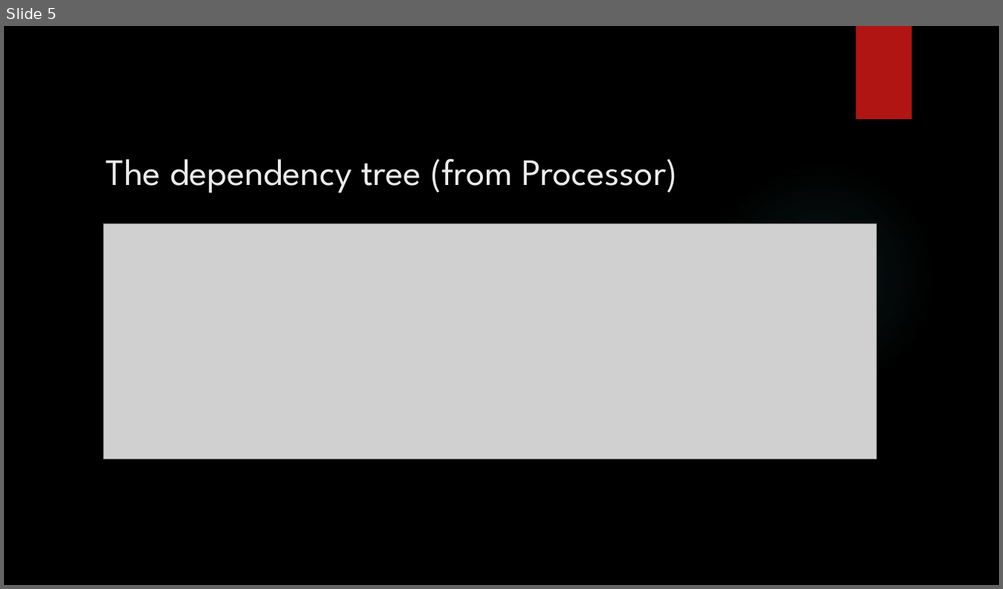
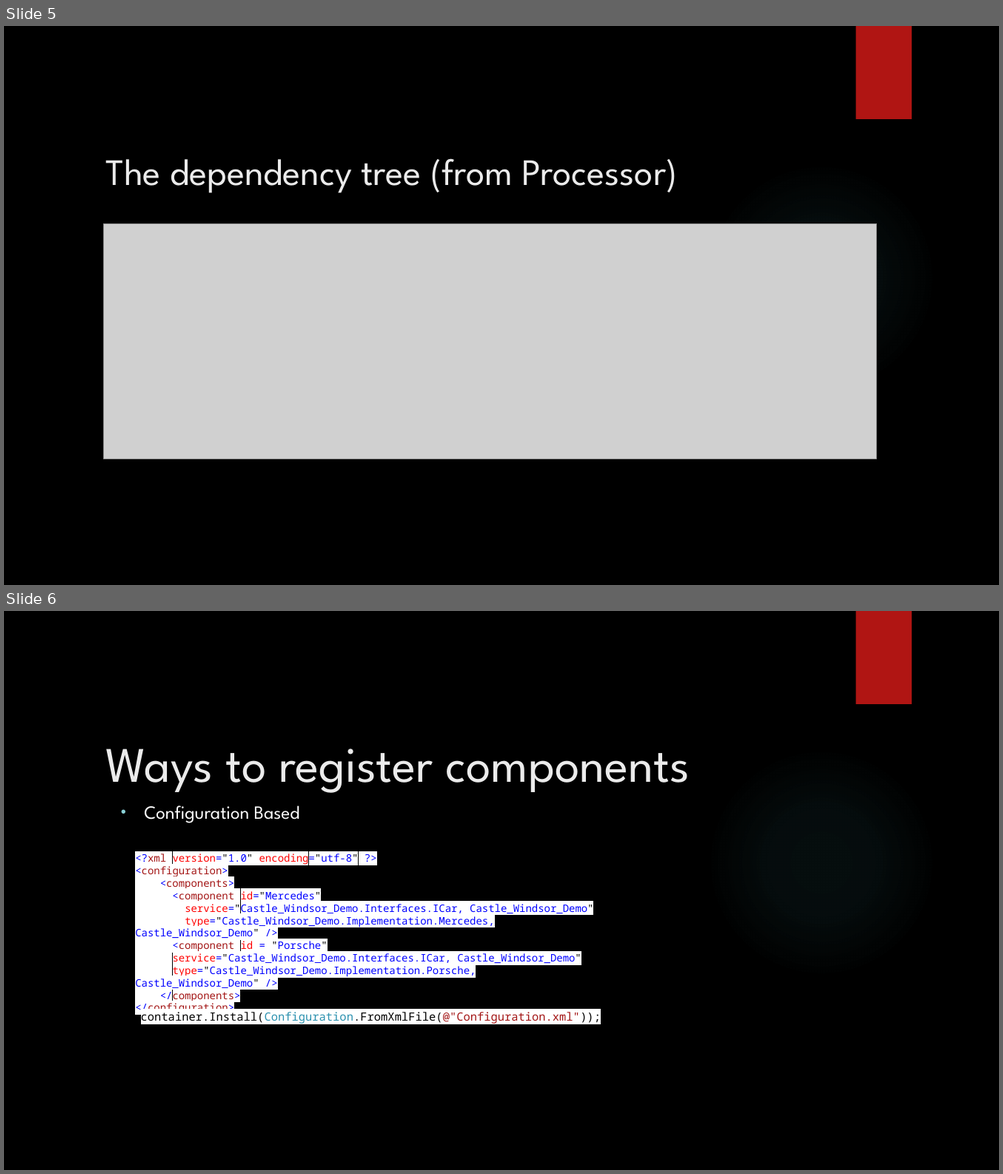
Before and after one commit to jscanlon77/dependency-injection, a slide deck: Castle Windsor Inversion of Control.pptx. Shown one above the other, each under a label of ours: slide 5 before the commit, slides 5 and 6 after it. The pictures are 1003x589 and 1003x1174 pixels, drawn with LibreOffice and Linux fonts; fonts in the diff are those of the drawing; grey boxes stand for pictures; background and template pictures are left out. Boxes give left, top, right and bottom in pixels: in the first picture for what was removed or moved away, otherwise in the second. Text is boxed around its words. In the diff, an @@ line names an element or a change of style, - is before the commit and + after.

```diff
--- a/Castle Windsor Inversion of Control.pptx
+++ b/Castle Windsor Inversion of Control.pptx
@@ slide 6 added at <box>4,611,999,1170</box>, background picture (left out); not listed: 2 template elements that a slide beside it also shows @@
@@ title added at <box>105,749,690,793</box>, 48 pt, text #EBEBEB @@
+Ways to register components
@@ text added at <box>144,806,300,823</box>, 18 pt, text #FFFFFF @@
+• Configuration Based
@@ text added at <box>135,852,593,1002</box>, 10 pt, text #0000FF @@
+<?xml version="1.0" encoding="utf-8" ?>
+<configuration>
+<components>
+<component id="Mercedes"
+service="Castle_Windsor_Demo.Interfaces.ICar, Castle_Windsor_Demo"
+type="Castle_Windsor_Demo.Implementation.Mercedes, Castle_Windsor_Demo" />
+<component id = "Porsche"
+service="Castle_Windsor_Demo.Interfaces.ICar, Castle_Windsor_Demo"
+type="Castle_Windsor_Demo.Implementation.Porsche, Castle_Windsor_Demo" />
+</components>
+</configuration>
@@ text added at <box>141,1012,600,1024</box>, 11 pt, text #000000 @@
+container.Install(Configuration.FromXmlFile(@"Configuration.xml"));
```
Also in this commit, not shown: 5 slides changed, 4 other slides added, 2 slides removed.
